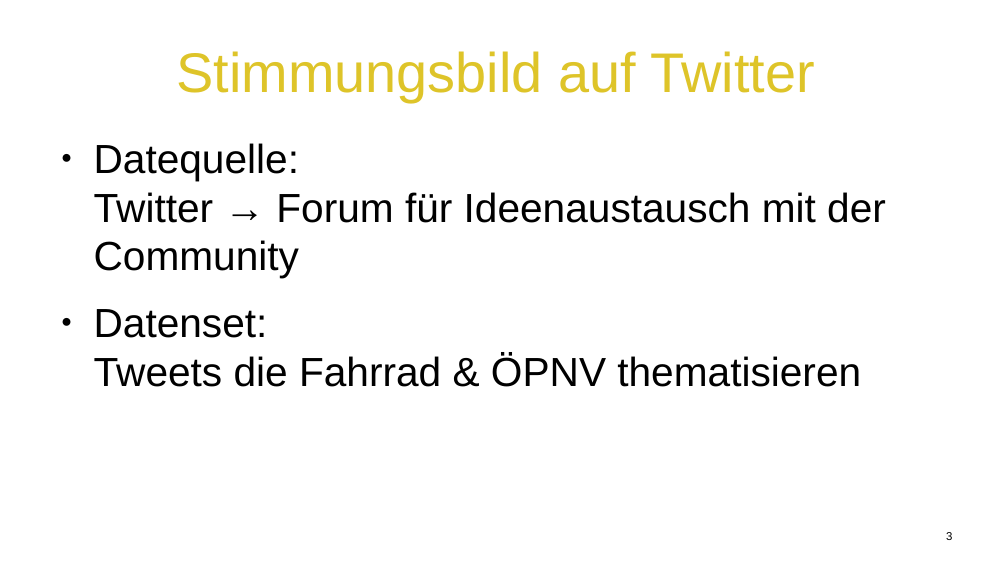
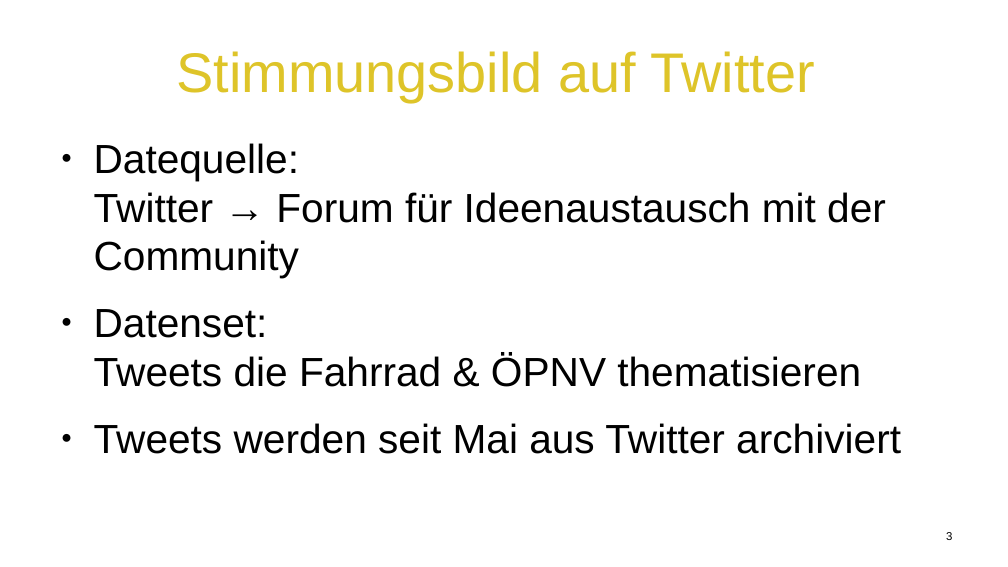
Before and after one commit to ohneBohne/Data_Challenges, a slide deck: slide 3 of EVP.odp. Drawn at 1008x567 pixels with LibreOffice and Linux fonts; fonts in the diff are those of the drawing; background and template pictures are left out. Boxes give left, top, right and bottom in pixels: in the first picture for what was removed or moved away, otherwise in the second. Text is boxed around its words. In the diff, an @@ line names an element or a change of style, - is before the commit and + after.

```diff
--- a/EVP.odp
+++ b/EVP.odp
@@ text at [94,423,901,454]: paragraph added @@
+● Tweets werden seit Mai aus Twitter archiviert
```
Also in this commit, not shown: 2 other slides changed, 2 slides added, 2 slides removed, 10 other files.
